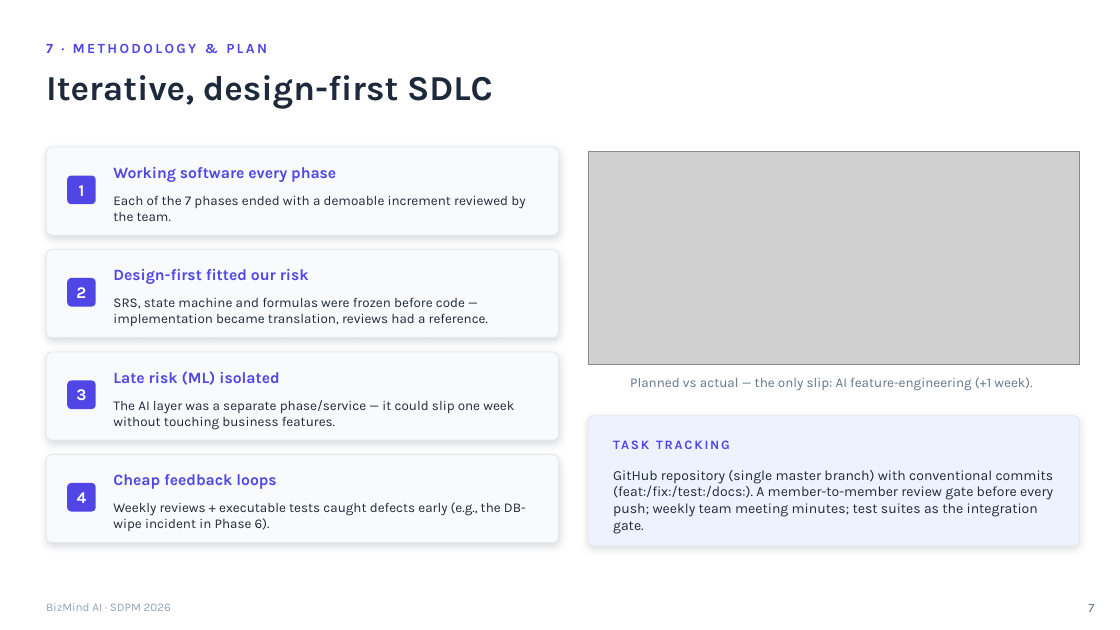
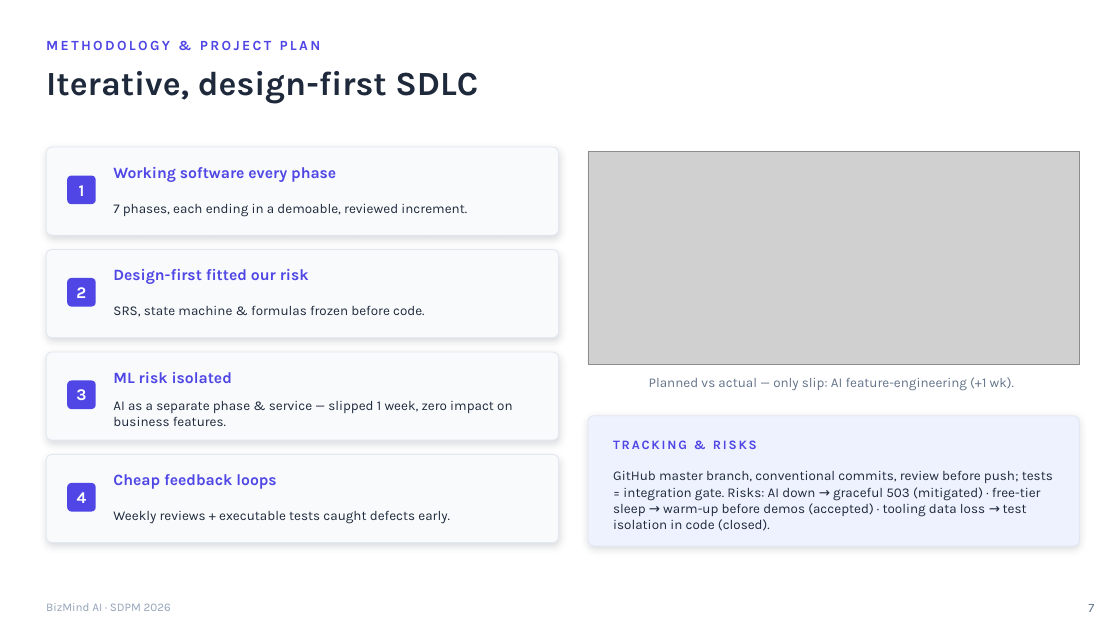
Before and after one commit to bakorish/bizmind-ai, a slide deck: slide 7 of docs/BizMind_AI_SDPM_Presentation.pptx. Drawn at 1120x630 pixels with LibreOffice and Linux fonts; fonts in the diff are those of the drawing; grey boxes stand for pictures. Boxes give left, top, right and bottom in pixels: in the first picture for what was removed or moved away, otherwise in the second. Text is boxed around its words. In the diff, an @@ line names an element or a change of style, - is before the commit and + after.

Commit message:
Presentation v2: compact 20-slide deck, no per-member work attribution

```diff
--- a/docs/BizMind_AI_SDPM_Presentation.pptx
+++ b/docs/BizMind_AI_SDPM_Presentation.pptx
@@ text "Iterative, design-first SDLC" at bbox=[46, 71, 478, 104]: size 30 to 29 pt @@
@@ text at bbox=[46, 41, 321, 50]: text changed @@
-7 · METHODOLOGY & PLAN
+METHODOLOGY & PROJECT PLAN
@@ text at bbox=[113, 204, 467, 216]: text changed @@
-Each of the 7 phases ended with a demoable increment reviewed by the team.
+7 phases, each ending in a demoable, reviewed increment.
@@ text at bbox=[113, 305, 425, 317]: text changed @@
-SRS, state machine and formulas were frozen before code — implementation became translation, reviews had a reference.
+SRS, state machine & formulas frozen before code.
@@ text at bbox=[113, 372, 232, 383]: text changed @@
-Late risk (ML) isolated
+ML risk isolated
@@ text at bbox=[649, 377, 1014, 391]: text changed @@
-Planned vs actual — the only slip: AI feature-engineering (+1 week).
+Planned vs actual — only slip: AI feature-engineering (+1 wk).
@@ text at bbox=[113, 401, 512, 426]: text changed @@
-The AI layer was a separate phase/service — it could slip one week without touching business features.
+AI as a separate phase & service — slipped 1 week, zero impact on business features.
@@ text at bbox=[613, 440, 757, 449]: text changed @@
-TASK TRACKING
+TRACKING & RISKS
@@ text at bbox=[613, 471, 1053, 531]: text changed; size 12 to 11.5 pt @@
-GitHub repository (single master branch) with conventional commits (feat:/fix:/test:/docs:). A member-to-member review gate before every push; weekly team meeting minutes; test suites as the integration gate.
+GitHub master branch, conventional commits, review before push; tests = integration gate. Risks: AI down → graceful 503 (mitigated) · free-tier sleep → warm-up before demos (accepted) · tooling data loss → test isolation in code (closed).
@@ text at bbox=[113, 511, 450, 524]: text changed @@
-Weekly reviews + executable tests caught defects early (e.g., the DB-wipe incident in Phase 6).
+Weekly reviews + executable tests caught defects early.
```
Also in this commit, not shown: 14 other slides changed, 5 slides added, 15 slides removed.
